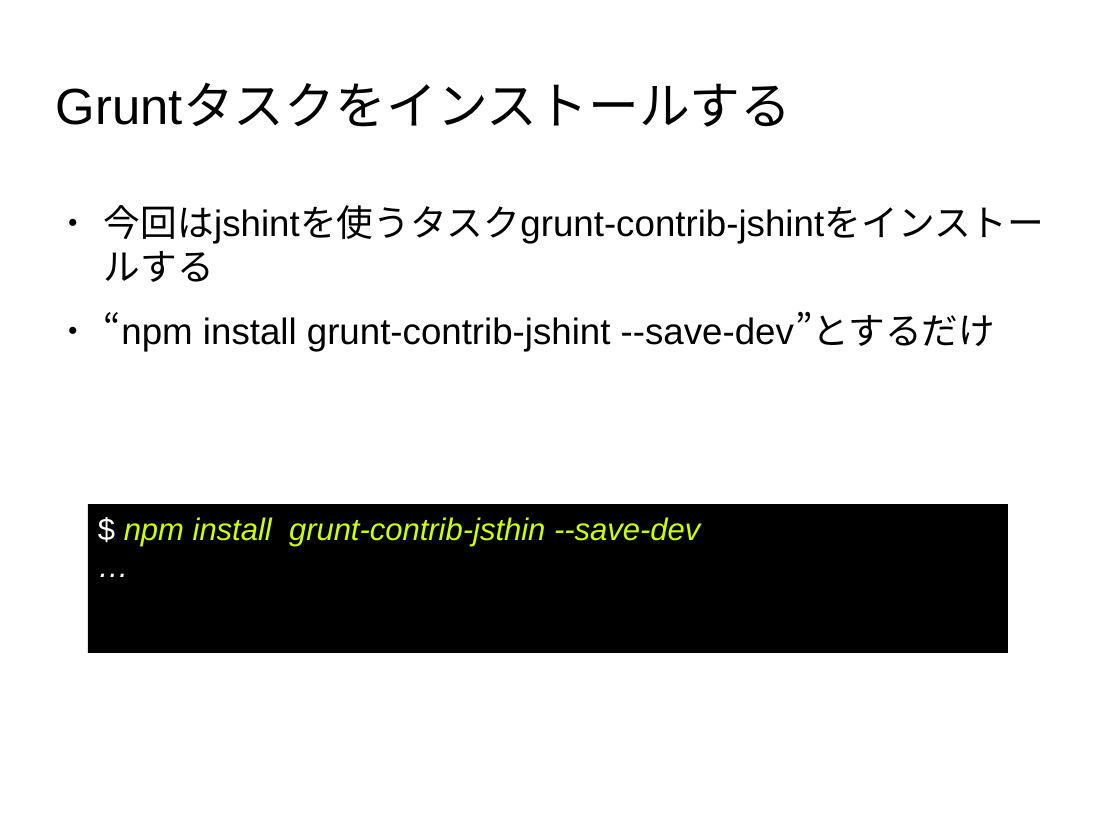
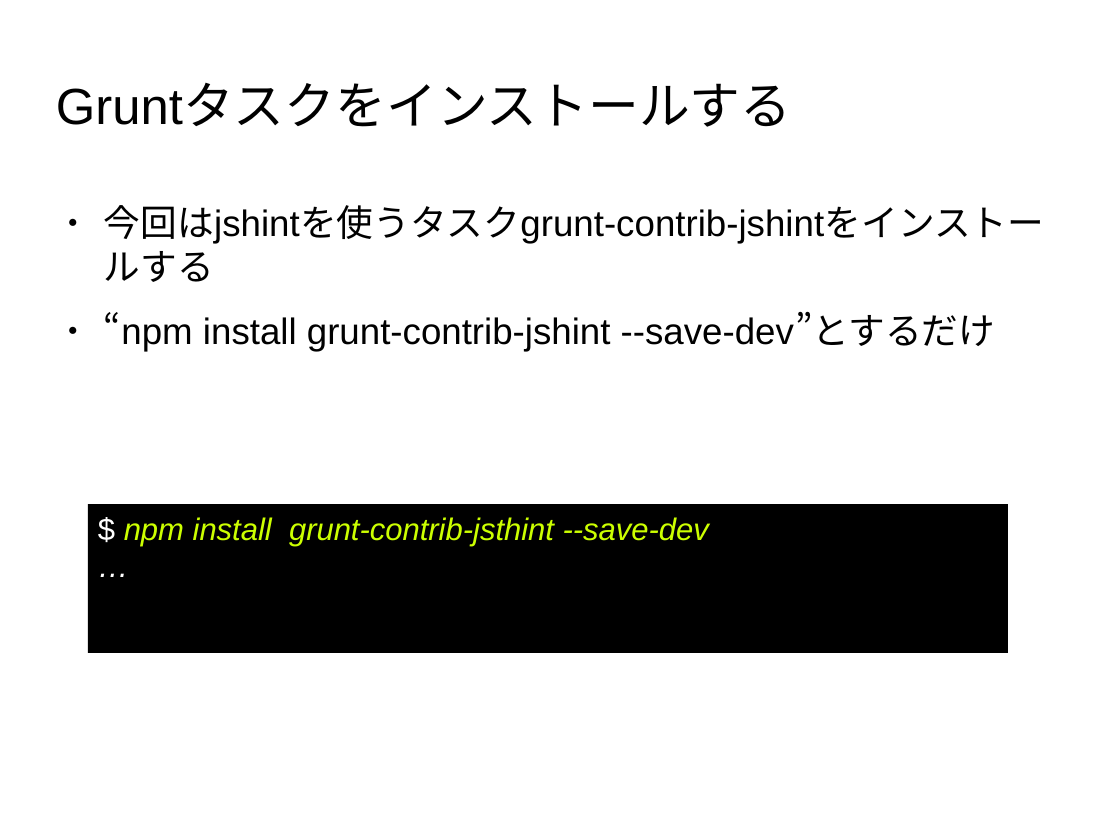
Before and after one commit to masakura/yeoman-presentation, a slide deck: slide 34 of yeoman-presentation.odp (slide 33 before the commit). Drawn at 1120x840 pixels with LibreOffice and Linux fonts; fonts in the diff are those of the drawing; background and template pictures are left out. Boxes give left, top, right and bottom in pixels: in the first picture for what was removed or moved away, otherwise in the second. Text is boxed around its words. In the diff, an @@ line names an element or a change of style, - is before the commit and + after.

```diff
--- a/yeoman-presentation.odp
+++ b/yeoman-presentation.odp
@@ text in rectangle at [124,517,709,546]: text changed @@
-$ npm install grunt-contrib-jsthin --save-dev
+$ npm install grunt-contrib-jsthint --save-dev
```
Also in this commit, not shown: 4 other slides changed, 20 slides added, 1 slide removed.
